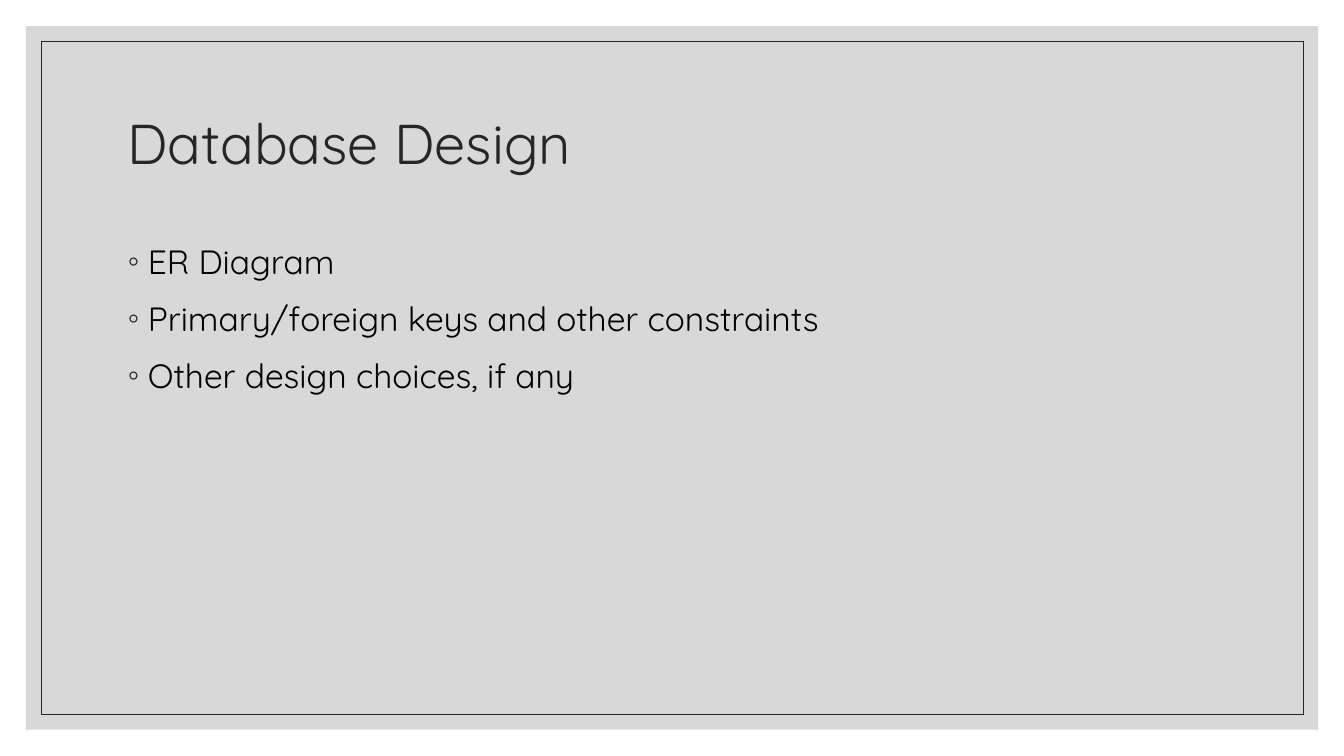
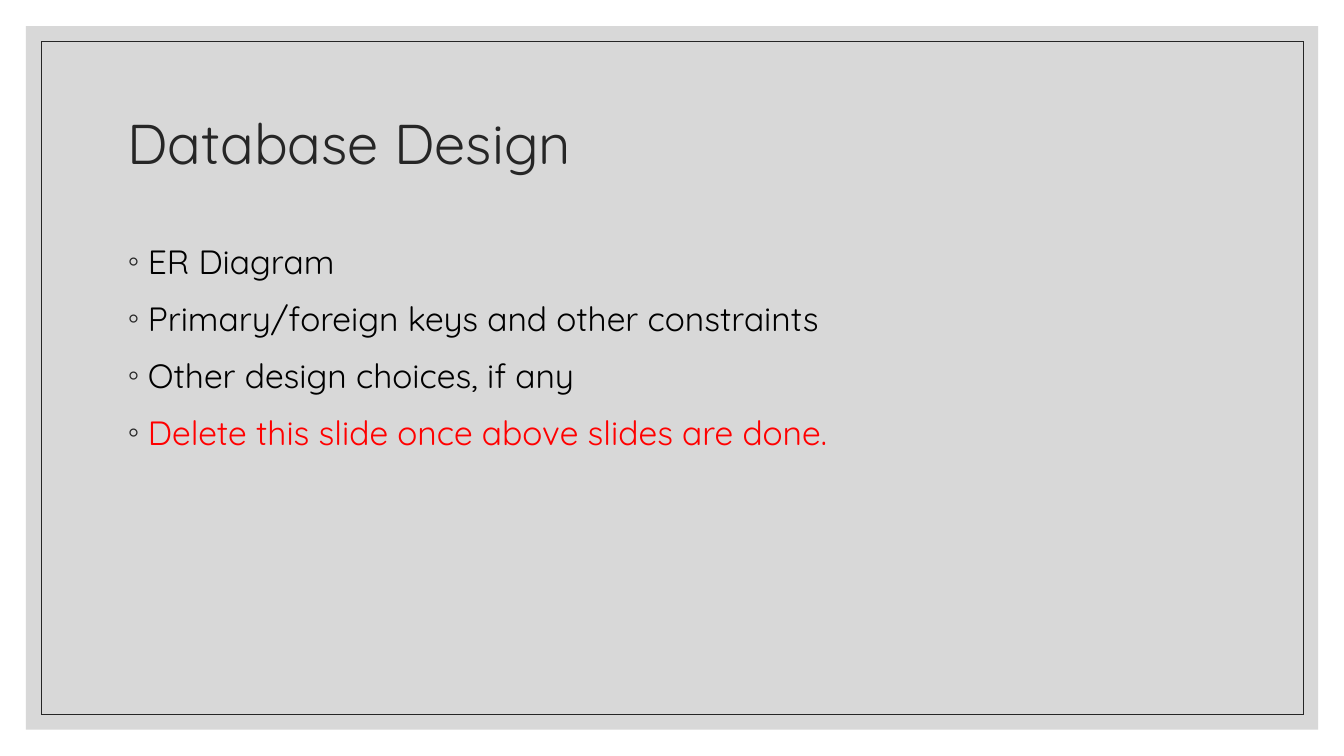
Before and after one commit to COMP-6120/FinalProject, a slide deck: slide 2 of Presentation.pptx. Drawn at 1344x756 pixels with LibreOffice and Linux fonts; fonts in the diff are those of the drawing. Boxes give left, top, right and bottom in pixels: in the first picture for what was removed or moved away, otherwise in the second. Text is boxed around its words. In the diff, an @@ line names an element or a change of style, - is before the commit and + after.

```diff
--- a/Presentation.pptx
+++ b/Presentation.pptx
@@ text at [148, 420, 827, 446]: paragraph added @@
+◦ Delete this slide once above slides are done.
```
Also in this commit, not shown: 12 slides added, 1 slide removed, 11 other files.
